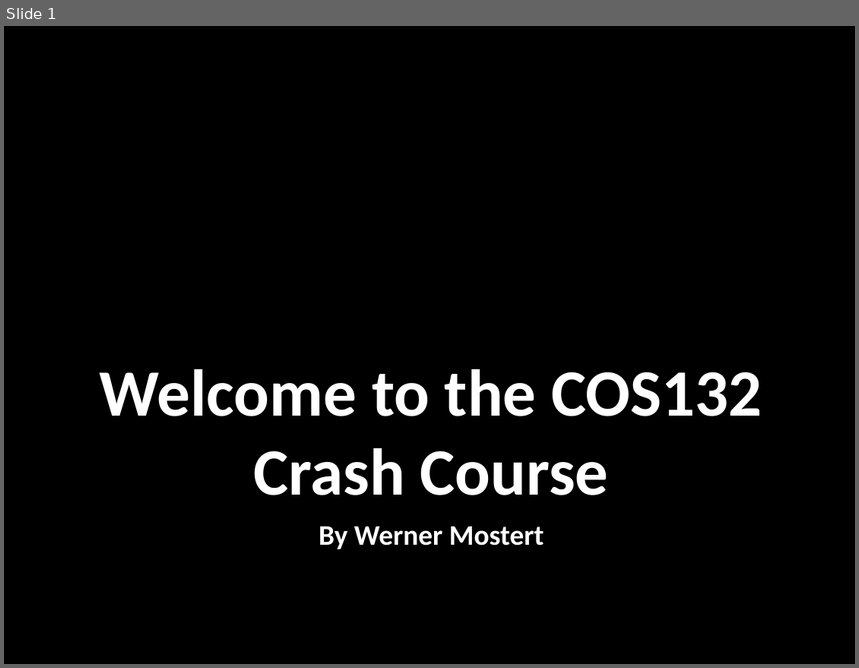
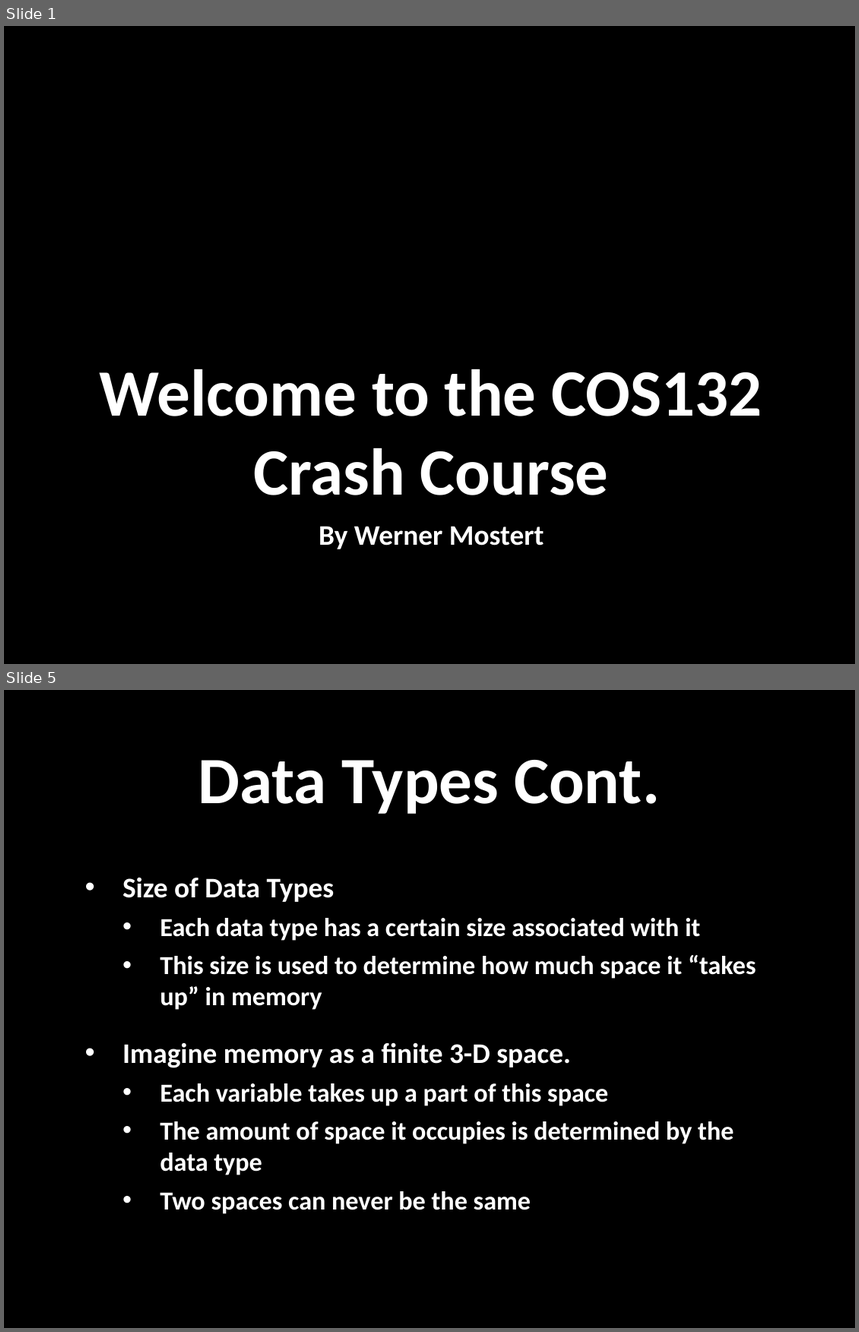
Before and after one commit to WMostert1/COS132-Crash-Course, a slide deck: Crash Course Slides.pptx. Shown one above the other, each under a label of ours: slide 1 before the commit, slides 1 and 5 after it; the slides between them are not shown. The pictures are 859x668 and 859x1332 pixels, drawn with LibreOffice and Linux fonts; fonts in the diff are those of the drawing; background and template pictures are left out. Boxes give left, top, right and bottom in pixels: in the first picture for what was removed or moved away, otherwise in the second. Text is boxed around its words. In the diff, an @@ line names an element or a change of style, - is before the commit and + after.

```diff
--- a/Crash Course Slides.pptx
+++ b/Crash Course Slides.pptx
@@ slide 5 added at (x1=4, y1=690, x2=855, y2=1328), background picture (left out) @@
@@ title added at (x1=198, y1=760, x2=660, y2=814), 56 pt, text #FFFFFF, bold @@
+Data Types Cont.
@@ text added at (x1=123, y1=878, x2=756, y2=1214), 22 pt, text #FFFFFF, bold @@
+• Size of Data Types
+  • Each data type has a certain size associated with it
+  • This size is used to determine how much space it “takes up” in memory
+• Imagine memory as a finite 3-D space.
+  • Each variable takes up a part of this space
+  • The amount of space it occupies is determined by the data type
+  • Two spaces can never be the same
```
Also in this commit, not shown: 1 slide changed, 30 other slides added, 19 other files.
